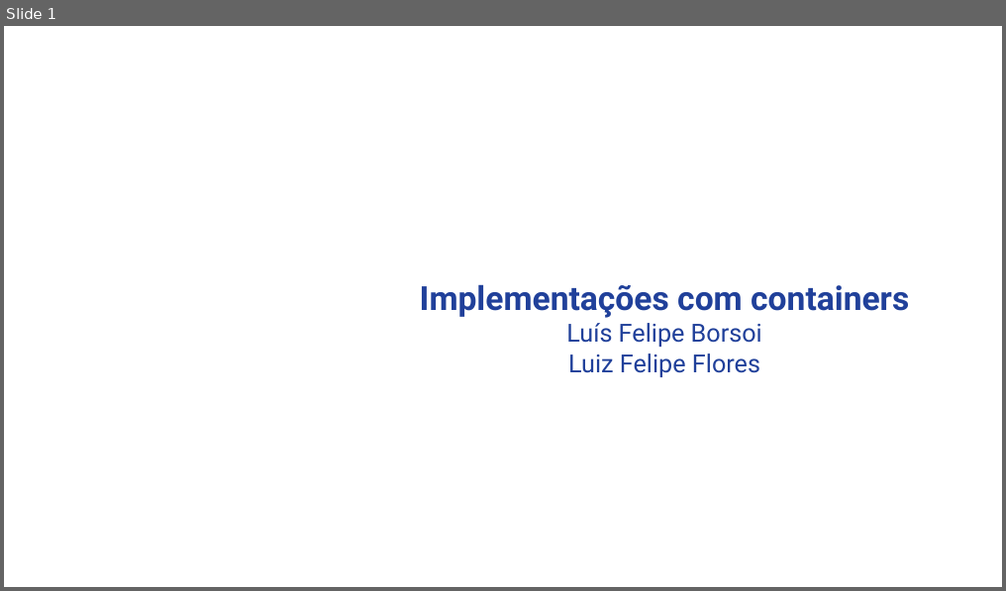
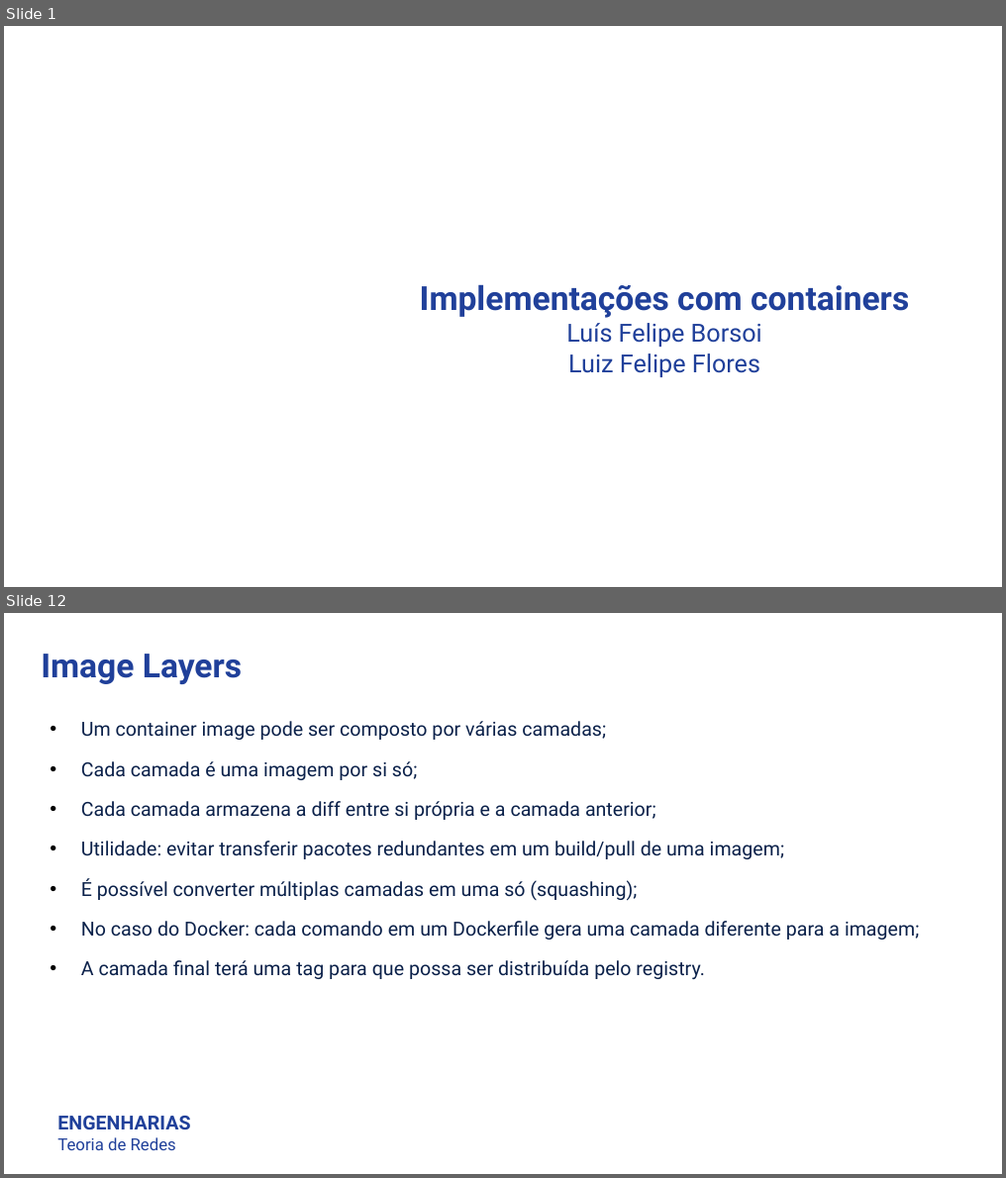
Before and after one commit to luisfelipe998/docker-demo, a slide deck: LuisFelipeBorsoi_LuizFelipeFlores_TGB.pptx. Shown one above the other, each under a label of ours: slide 1 before the commit, slides 1 and 12 after it; the slides between them are not shown. The pictures are 1006x591 and 1006x1178 pixels, drawn with LibreOffice and Linux fonts; fonts in the diff are those of the drawing; background and template pictures are left out. Boxes give left, top, right and bottom in pixels: in the first picture for what was removed or moved away, otherwise in the second. Text is boxed around its words. In the diff, an @@ line names an element or a change of style, - is before the commit and + after.

Commit message:
adjut ppt. Adjust docker-compose

```diff
--- a/LuisFelipeBorsoi_LuizFelipeFlores_TGB.pptx
+++ b/LuisFelipeBorsoi_LuizFelipeFlores_TGB.pptx
@@ slide 12 added at [4, 613, 1002, 1174], background #FFFFFF @@
@@ text added at [41, 654, 242, 684], 24 pt, text #20409A, bold @@
+Image Layers
@@ text added at [81, 721, 919, 979], 14 pt, text #0B214A @@
+• Um container image pode ser composto por várias camadas;
+• Cada camada é uma imagem por si só;
+• Cada camada armazena a diff entre si própria e a camada anterior;
+• Utilidade: evitar transferir pacotes redundantes em um build/pull de uma imagem;
+• É possível converter múltiplas camadas em uma só (squashing);
+• No caso do Docker: cada comando em um Dockerfile gera uma camada diferente para a imagem;
+• A camada final terá uma tag para que possa ser distribuída pelo registry.
@@ text added at [57, 1116, 190, 1151], 12 pt, text #20409A @@
+ENGENHARIAS
+Teoria de Redes
```
Also in this commit, not shown: 3 slides changed, 25 other slides added, 4 other files.
